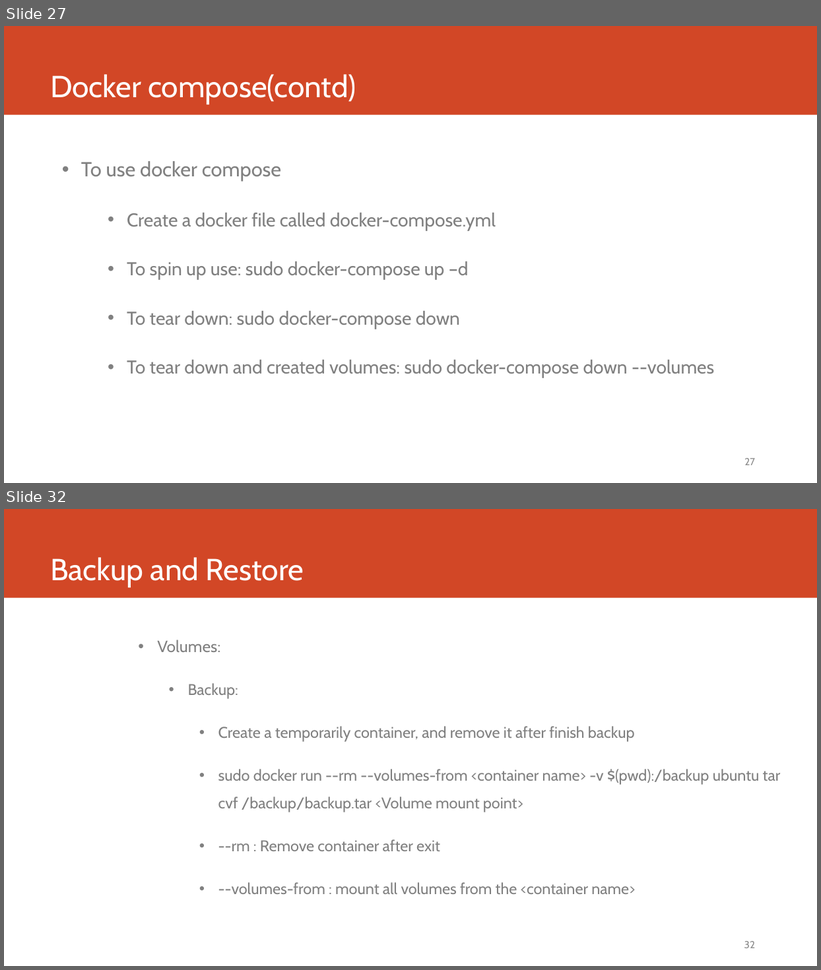
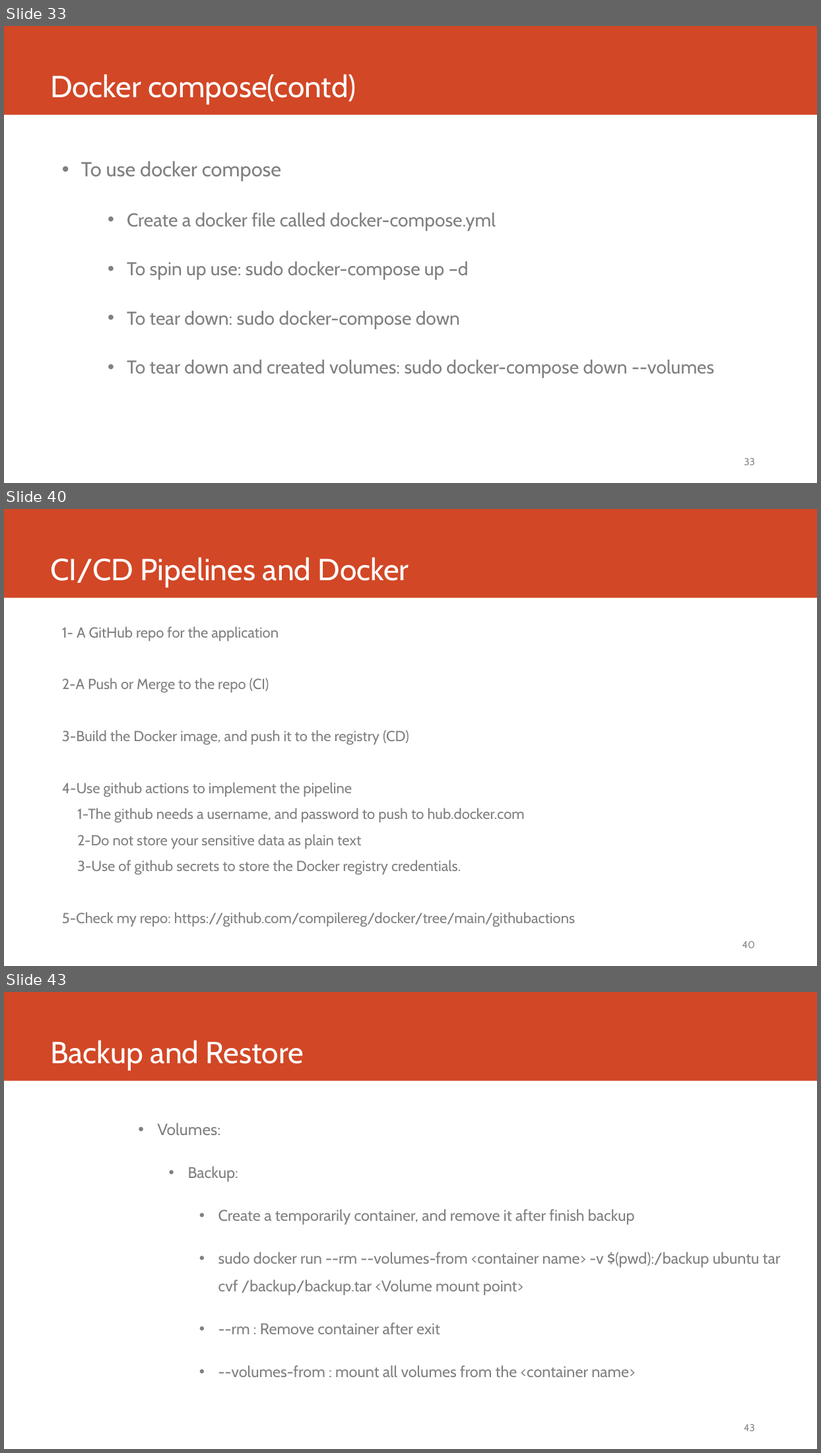
Before and after one commit to compilereg/docker, a slide deck: Docker.pptx. Shown one above the other, each under a label of ours: slides 27 and 32 before the commit, slides 33, 40 and 43 after it; the slides between them are not shown. The pictures are 821x970 and 821x1453 pixels, drawn with LibreOffice and Linux fonts; fonts in the diff are those of the drawing. Boxes give left, top, right and bottom in pixels: in the first picture for what was removed or moved away, otherwise in the second. Text is boxed around its words. In the diff, an @@ line names an element or a change of style, - is before the commit and + after.

Commit message:
Adding CI-CD, Network images, logo, storage details

```diff
--- a/Docker.pptx
+++ b/Docker.pptx
@@ slide 40 added at bbox=[4, 509, 817, 966], background #FFFFFF; not listed: 1 template element that a slide beside it also shows @@
@@ title added at bbox=[50, 557, 409, 588], 36 pt, text #FFFFFF @@
+CI/CD Pipelines and Docker
@@ text added at bbox=[62, 626, 575, 927], 17.2 pt, text #808080 @@
+1- A GitHub repo for the application
+2-A Push or Merge to the repo (CI)
+3-Build the Docker image, and push it to the registry (CD)
+4-Use github actions to implement the pipeline
+1-The github needs a username, and password to push to hub.docker.com
+2-Do not store your sensitive data as plain text
+3-Use of github secrets to store the Docker registry credentials.
+5-Check my repo: https://github.com/compilereg/docker/tree/main/githubactions
@@ page number added at bbox=[743, 941, 756, 949], 12 pt, text #8B8B8B @@
+40
@@ what was slide 27 is now slide 33 @@
@@ page number at bbox=[744, 458, 755, 466]: text changed @@
-27
+33
@@ what was slide 32 is now slide 43 @@
@@ page number at bbox=[744, 1424, 755, 1432]: text changed @@
-32
+43
```
Also in this commit, not shown: 22 slides changed, 11 other slides added, 1 slide removed.
